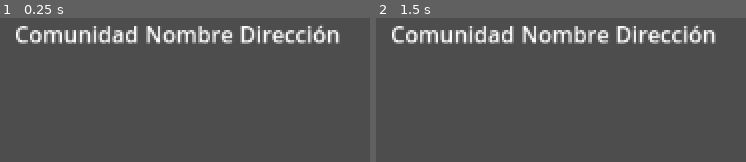
Above: before the commit, frames 1-2 (left to right).
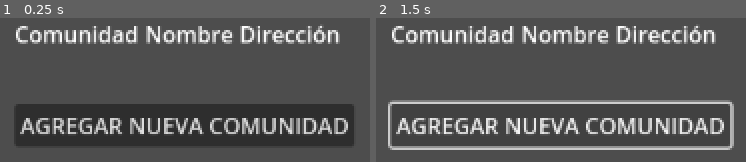
Above: after the commit, the same moments.

Repository: moguism/3000Viviendas
Game: Godot game, scene res://Escenas/Inicio.tscn
Two runs of this game, one before a commit and one after it. Both use one fixed random seed, a clock stepped at 60 frames per second and the inputs below.
Inputs (mouse positions are in pixels of both pictures, inside the frame that each line leads up to):
- Up to frame 1 (0.25 s): no input
- Up to frame 2 (1.5 s): click (561, 126) at 0.5 s, where only the run after the commit has a clickable "AGREGAR NUEVA COMUNIDAD"; click (561, 126) at 1.25 s, where only the run after the commit has a clickable "AGREGAR NUEVA COMUNIDAD"

The runs differ from the first frame. In frame 1, 24% of the frame differs, in the area x 4-96%, y 59-89%; in frame 2, 11%.

Commit message:
Agregados controladores básicos

Diff:
--- a/Frontend/Escenas/Inicio.tscn
+++ b/Frontend/Escenas/Inicio.tscn
@@ -35,4 +35,19 @@
 
 [node name="HTTPRequest" type="HTTPRequest" parent="."]
 
+[node name="Button" type="Button" parent="."]
+layout_mode = 1
+anchors_preset = 7
+anchor_left = 0.5
+anchor_top = 1.0
+anchor_right = 0.5
+anchor_bottom = 1.0
+offset_left = -117.0
+offset_top = 22.0
+offset_right = 128.0
+offset_bottom = 53.0
+grow_horizontal = 2
+grow_vertical = 0
+text = "AGREGAR NUEVA COMUNIDAD"
+
 [connection signal="request_completed" from="HTTPRequest" to="." method="_on_http_request_request_completed"]
--- a/Frontend/Scripts/Bloques.gd
+++ b/Frontend/Scripts/Bloques.gd
@@ -7,7 +7,6 @@
 var pagina : String = str("/api/bloques/", Singleton.comunidad_id)
 
 func _ready():
-	print(pagina)
 	http_request.request(URL + pagina)
 
 func _on_http_request_request_completed(result, response_code, headers, body):
@@ -16,6 +15,7 @@
 		print(datos)
 
 		for dato in datos:
+			print("mongo")
 			print(dato)
 
 			var label_id : Button = Button.new()
--- a/Frontend/Scripts/Inicio.gd
+++ b/Frontend/Scripts/Inicio.gd
@@ -14,6 +14,7 @@
 		var datos = JSON.parse_string(body.get_string_from_utf8())
 
 		for dato in datos:
+			print("mongo")
 			print(dato)
 
 			var label_id : Button = Button.new()
@@ -21,11 +22,7 @@
 			var label_direccion : Label = Label.new()
 
 			label_id.text = str(dato.id)
-			label_id.button_up.connect(
-				func cambiar_escena():
-					Singleton.comunidad_id = label_id.text
-					get_tree().change_scene_to_file("res://Escenas/Bloques.tscn")
-			)
+			label_id.button_up.connect(cambiar_escena)
 
 			label_nombre.text = str(dato.nombre)
 			label_direccion.text = str(dato.direccion)
@@ -36,3 +33,7 @@
 
 	else:
 		print("No se puede conectar")
+
+func cambiar_escena() -> void:
+	Singleton.comunidad_id = contenedor.get_node("Comunidad").text
+	get_tree().change_scene_to_file("res://Bloques.tscn")
Not shown, changed: .gitignore
Not shown, changed: Configuracion Spring.png
Not shown, changed: Creacion.sql
Not shown, changed: Frontend/.gitattributes
Not shown, changed: Frontend/.gitignore
Not shown, changed: UML.mwb
Not shown, changed: gestionComunitaria/.gitignore
Not shown, changed: gestionComunitaria/.mvn/wrapper/maven-wrapper.jar
Not shown, changed: gestionComunitaria/.mvn/wrapper/maven-wrapper.properties
Not shown, changed: gestionComunitaria/mvnw
Not shown, changed: gestionComunitaria/mvnw.cmd
Not shown, changed: gestionComunitaria/pom.xml
(and 60 more such lines)
